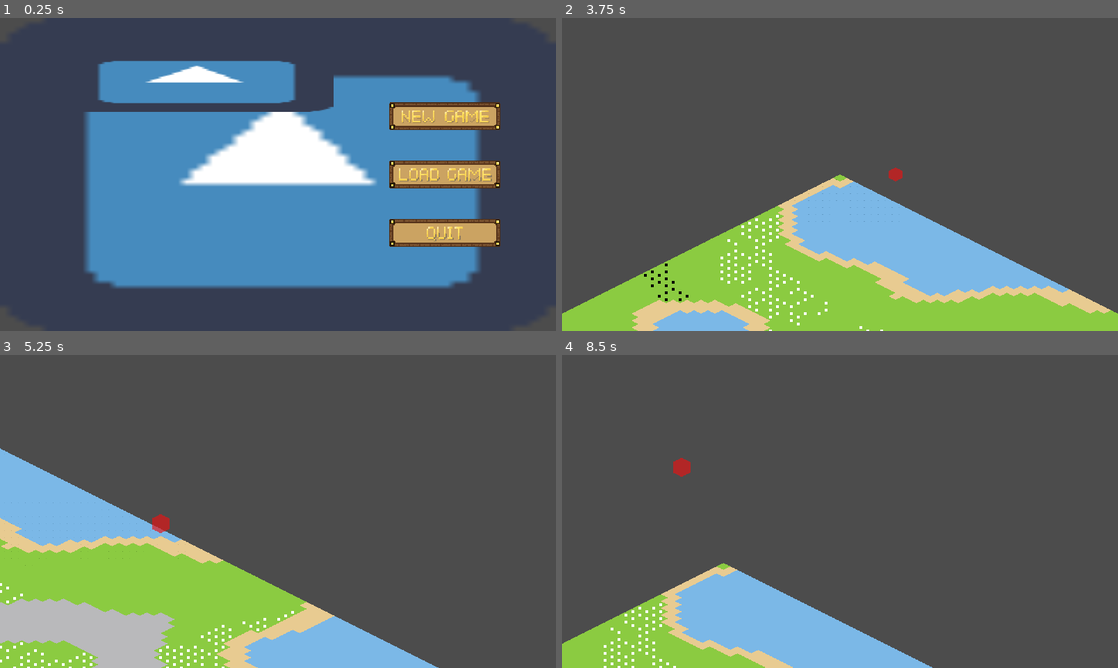
Above: before the commit, frames 1-4 (two rows, left to right).
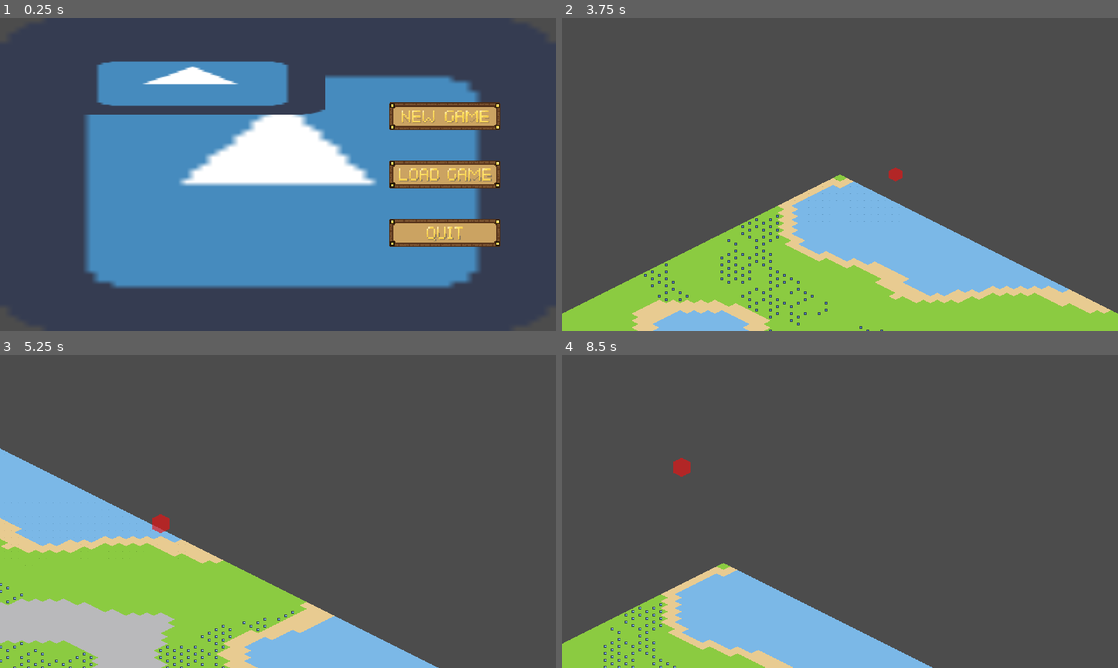
Above: after the commit, the same moments.

Repository: FilMer17/MightyTower
Game: Godot game, scene res://ui/menu/TitleMenu.tscn
Same seed, same stepped clock (60 frames per second), same inputs: the game is played once before the commit and once after it. The engine's default icon, where the game draws it, is replaced by a stand-in: a white triangle on a blue panel in a dark square.
Inputs (mouse positions are in pixels of both pictures, inside the frame that each line leads up to):
- Up to frame 1 (0.25 s): no input
- Up to frame 2 (3.75 s): click (1006, 115) at 0.5 s; click (801, 174) at 1.27 s; type "Alex" at 1.35 s; click "EASY" at 2 s; click "EASY" at 2.75 s; click (906, 174) at 3.5 s
- Up to frame 3 (5.25 s): tap Enter at 4.25 s; move the mouse to (400, 495) at 4.27 s; hold Right (ui_right) 4.28-5.03 s; hold End (ui_end) 4.28-5.03 s; click (400, 495) at 4.42 s; tap Home (ui_home) at 4.55, 5.1 s; move the mouse to (166, 527) at 5.02 s; hold Down (ui_down) from 5.03 s (still down); click (166, 527) at 5.17 s
- Up to frame 4 (8.5 s): tap End (ui_end) at 5.3, 6.8, 8.1 s; move the mouse to (895, 442) at 5.77 s; release Down (ui_down) at 5.78 s; press the mouse at (895, 442) at 5.78 s; hold Right (ui_right) 5.78-6.53 s; tap Home (ui_home) at 6.05 s; move the mouse to (812, 574) at 6.52 s; release the mouse at (812, 574) at 6.53 s; hold Up (ui_up) 6.53-7.28 s; tap Mouse wheel down (scroll_down) at 6.6 s; click (812, 574) at 6.67 s; move the mouse to (1006, 558) at 7.27 s; hold Home (ui_home) 7.28-8.03 s; hold Left (ui_left) from 7.28 s (still down); tap Mouse wheel up (scroll_up) at 7.35 s; click (1006, 558) at 7.42 s; move the mouse to (673, 464) at 8.02 s; click (673, 464) at 8.17 s

The runs differ from the first frame. In frame 1, 1.6% of the frame differs, in the area x 15-60%, y 13-31%; in frame 2, 0.5%; in frame 3, 0.3%; in frame 4, 0.2%.

Commit message:
Scene Entity hover shader + building cleaning

Diff:
--- a/game/data/buildings/residences/Residence.tscn
+++ b/game/data/buildings/residences/Residence.tscn
@@ -8,7 +8,7 @@
 shader = ExtResource( 3 )
 shader_param/color = Color( 1, 1, 1, 1 )
 shader_param/width = 1.0
-shader_param/pattern = 0
+shader_param/pattern = 1
 shader_param/inside = false
 shader_param/add_margins = true
 shader_param/is_hovered = false
@@ -31,16 +31,18 @@
 material_storage = 50
 people_storage = 10
 
-[node name="Tween" type="Tween" parent="."]
+[node name="BuildingContainer" type="Node2D" parent="."]
 
-[node name="Clock" type="Timer" parent="."]
+[node name="Tween" type="Tween" parent="BuildingContainer"]
+
+[node name="Clock" type="Timer" parent="BuildingContainer"]
 wait_time = 0.3
 
-[node name="Sprite" type="Sprite" parent="."]
+[node name="Sprite" type="Sprite" parent="BuildingContainer"]
 material = SubResource( 1 )
 texture = ExtResource( 2 )
 
-[node name="GUIContainer" type="Node2D" parent="."]
+[node name="GUIContainer" type="Node2D" parent="BuildingContainer"]
 
 [node name="Collider" type="CollisionPolygon2D" parent="."]
 polygon = PoolVector2Array( 0, 32, -32, 16, 0, 0, 32, 16 )
--- a/game/data/buildings/storages/FoodStorage.tscn
+++ b/game/data/buildings/storages/FoodStorage.tscn
@@ -27,16 +27,18 @@
 }
 capacity = 1
 
-[node name="Tween" type="Tween" parent="."]
+[node name="BuildingContainer" type="Node2D" parent="."]
 
-[node name="Clock" type="Timer" parent="."]
+[node name="Tween" type="Tween" parent="BuildingContainer"]
+
+[node name="Clock" type="Timer" parent="BuildingContainer"]
 wait_time = 0.3
 
-[node name="Sprite" type="Sprite" parent="."]
+[node name="Sprite" type="Sprite" parent="BuildingContainer"]
 material = SubResource( 1 )
 texture = ExtResource( 2 )
 
-[node name="GUIContainer" type="Node2D" parent="."]
+[node name="GUIContainer" type="Node2D" parent="BuildingContainer"]
 
 [node name="Collider" type="CollisionPolygon2D" parent="."]
 polygon = PoolVector2Array( 0, 16, -16, 8, 0, 0, 16, 8 )
--- a/game/data/entities/Stone.tscn
+++ b/game/data/entities/Stone.tscn
@@ -2,23 +2,25 @@
 
 [ext_resource path="res://source/entities/Entity.gd" type="Script" id=1]
 [ext_resource path="res://icon.png" type="Texture" id=2]
+[ext_resource path="res://graphics/shader/BuildingHover.shader" type="Shader" id=3]
 
-[sub_resource type="Shader" id=1]
-code = "shader_type canvas_item;
-
-void fragment() {
-	COLOR = vec4(0, 0, 0, 1);
-}"
-
-[sub_resource type="ShaderMaterial" id=2]
-shader = SubResource( 1 )
+[sub_resource type="ShaderMaterial" id=1]
+shader = ExtResource( 3 )
+shader_param/color = Color( 1, 1, 1, 1 )
+shader_param/width = 1.0
+shader_param/pattern = 1
+shader_param/inside = false
+shader_param/add_margins = true
+shader_param/is_hovered = false
 
 [node name="Stone" type="StaticBody2D"]
+input_pickable = true
 script = ExtResource( 1 )
 
 [node name="Sprite" type="Sprite" parent="."]
-material = SubResource( 2 )
+material = SubResource( 1 )
 scale = Vector2( 0.1, 0.1 )
 texture = ExtResource( 2 )
 
 [node name="Collider" type="CollisionPolygon2D" parent="."]
+polygon = PoolVector2Array( 0, 8, -16, 0, 0, -8, 16, 0 )
--- a/game/data/entities/Tree.tscn
+++ b/game/data/entities/Tree.tscn
@@ -2,24 +2,26 @@
 
 [ext_resource path="res://source/entities/Entity.gd" type="Script" id=1]
 [ext_resource path="res://icon.png" type="Texture" id=2]
+[ext_resource path="res://graphics/shader/BuildingHover.shader" type="Shader" id=3]
 
-[sub_resource type="Shader" id=1]
-code = "shader_type canvas_item;
-
-void fragment() {
-	COLOR = vec4(1, 1, 1, 1);
-}"
-
-[sub_resource type="ShaderMaterial" id=2]
-shader = SubResource( 1 )
+[sub_resource type="ShaderMaterial" id=1]
+shader = ExtResource( 3 )
+shader_param/color = Color( 1, 1, 1, 1 )
+shader_param/width = 1.0
+shader_param/pattern = 1
+shader_param/inside = false
+shader_param/add_margins = true
+shader_param/is_hovered = false
 
 [node name="Tree" type="StaticBody2D"]
+input_pickable = true
 script = ExtResource( 1 )
 type = 1
 
 [node name="Sprite" type="Sprite" parent="."]
-material = SubResource( 2 )
+material = SubResource( 1 )
 scale = Vector2( 0.1, 0.1 )
 texture = ExtResource( 2 )
 
 [node name="Collider" type="CollisionPolygon2D" parent="."]
+polygon = PoolVector2Array( 0, 8, -16, 0, 0, -8, 16, 0 )
--- a/game/source/buildings/Building.gd
+++ b/game/source/buildings/Building.gd
@@ -13,11 +13,12 @@
 export var cooldown: Dictionary = { "day" : 0, "hour" : 0, "minute" : 1 }
 export(TYPE) var type: int = TYPE.residence
 
-onready var sprite := $Sprite as Sprite
+onready var b_cont := $BuildingContainer
+onready var sprite := $BuildingContainer/Sprite as Sprite
 onready var collider := $Collider as CollisionPolygon2D
-onready var clock := $Clock as Timer
-onready var tween := $Tween as Tween
-onready var gui_container := $GUIContainer as Node2D
+onready var clock := $BuildingContainer/Clock as Timer
+onready var tween := $BuildingContainer/Tween as Tween
+onready var gui_container := $BuildingContainer/GUIContainer as Node2D
 
 var cld_bar = null
 var progress = null
@@ -120,32 +121,39 @@
 	sprite.material.set_shader_param("is_hovered", false)
 
 func _enter_tree():
-	if not $Tween:
+	if not $BuildingContainer:
+		b_cont = Node2D.new()
+		b_cont.name = "BuildingContainer"
+		add_child(b_cont)
+		b_cont.owner = get_tree().edited_scene_root
+		print("Node added: %s" % b_cont.name)
+
+	if not $BuildingContainer/Tween:
 		tween = Tween.new()
 		tween.name = "Tween"
-		add_child(tween)
+		get_node("BuildingContainer").add_child(tween)
 		tween.owner = get_tree().edited_scene_root
 		print("Node added: %s" % tween.name)
 
-	if not $Clock:
+	if not $BuildingContainer/Clock:
 		clock = Timer.new()
 		clock.name = "Clock"
-		add_child(clock)
+		get_node("BuildingContainer").add_child(clock)
 		clock.owner = get_tree().edited_scene_root
 		print("Node added: %s" % clock.name)
 		clock.wait_time = 0.3
 
-	if not $Sprite:
+	if not $BuildingContainer/Sprite:
 		sprite = Sprite.new()
 		sprite.name = "Sprite"
-		add_child(sprite)
+		get_node("BuildingContainer").add_child(sprite)
 		sprite.owner = get_tree().edited_scene_root
 		print("Node added: %s" % sprite.name)
 
-	if not $GUIContainer:
+	if not $BuildingContainer/GUIContainer:
 		gui_container = Node2D.new()
 		gui_container.name = "GUIContainer"
-		add_child(gui_container)
+		get_node("BuildingContainer").add_child(gui_container)
 		gui_container.owner = get_tree().edited_scene_root
 		print("Node added: %s" % gui_container.name)
 
--- a/game/source/entities/Entity.gd
+++ b/game/source/entities/Entity.gd
@@ -9,6 +9,30 @@
 
 onready var sprite := $Sprite
 onready var collider := $Collider
+
+var is_hovered: bool = false
+
+func _ready() -> void:
+	var __
+
+	sprite.material = load("res://graphics/shader/BuildingMaterial.tres").duplicate()
+	sprite.material.set_shader_param("color", Color("#0000ff"))
+
+	input_pickable = true
+	__ = connect("mouse_entered", self, "_on_Mouse_entered")
+	__ = connect("mouse_exited", self, "_on_Mouse_exited")
+
+func _input(event) -> void:
+	if is_hovered and event.is_action_pressed("ui_end"):
+		print("Open mine option")
+
+func _on_Mouse_entered() -> void:
+	sprite.material.set_shader_param("is_hovered", true)
+	is_hovered = true
+
+func _on_Mouse_exited() -> void:
+	sprite.material.set_shader_param("is_hovered", false)
+	is_hovered = false
 
 func _enter_tree():
 	if not $Sprite:
--- a/game/source/map/builder/Builder.gd
+++ b/game/source/map/builder/Builder.gd
@@ -16,7 +16,7 @@
 
 func build(b_name: String) -> void:
 	building = GlobalData.buildings[b_name].instance()
-	sprite.texture = building.get_node("Sprite").texture
+	sprite.texture = building.get_node("BuildingContainer").get_node("Sprite").texture
 	sprite.visible = true
 
 func _physics_process(_delta):
--- a/game/source/map/entities/Entities.tscn
+++ b/game/source/map/entities/Entities.tscn
@@ -2,5 +2,5 @@
 
 [ext_resource path="res://source/map/entities/Entities.gd" type="Script" id=1]
 
-[node name="Entities" type="Node2D"]
+[node name="Entities" type="YSort"]
 script = ExtResource( 1 )
--- a/game/ui/bar/CooldownBar.tscn
+++ b/game/ui/bar/CooldownBar.tscn
@@ -23,6 +23,7 @@
 anchor_top = 0.33
 anchor_right = 1.0
 anchor_bottom = 0.66
+mouse_filter = 2
 value = 75.0
 texture_under = ExtResource( 1 )
 texture_progress = ExtResource( 1 )
--- /dev/null
+++ b/game/ui/game/Counter/ResourceCounter.tscn
@@ -0,0 +1,37 @@
+[gd_scene load_steps=2 format=2]
+
+[ext_resource path="res://icon.png" type="Texture" id=2]
+
+[node name="ResourceCounter" type="NinePatchRect"]
+margin_right = 64.0
+margin_bottom = 24.0
+texture = ExtResource( 2 )
+__meta__ = {
+"_edit_use_anchors_": false
+}
+
+[node name="Icon" type="TextureRect" parent="."]
+anchor_left = 1.0
+anchor_top = 0.5
+anchor_right = 1.0
+anchor_bottom = 0.5
+margin_left = -32.0
+margin_top = -12.0
+margin_bottom = 12.0
+stretch_mode = 1
+__meta__ = {
+"_edit_use_anchors_": false
+}
+
+[node name="Label" type="Label" parent="."]
+anchor_top = 0.5
+anchor_bottom = 0.5
+margin_top = -12.0
+margin_right = 32.0
+margin_bottom = 12.0
+text = "10"
+align = 1
+valign = 1
+__meta__ = {
+"_edit_use_anchors_": false
+}
--- a/game/ui/menu/TitleMenu.tscn
+++ b/game/ui/menu/TitleMenu.tscn
@@ -26,8 +26,10 @@
 [node name="Title" type="TextureRect" parent="."]
 anchor_left = 0.1
 anchor_top = 0.1
-anchor_right = 0.6
-anchor_bottom = 0.3
+anchor_right = 0.1
+anchor_bottom = 0.1
+margin_right = 621.0
+margin_bottom = 151.0
 texture = ExtResource( 1 )
 expand = true
 __meta__ = {
@@ -36,8 +38,9 @@
 
 [node name="VBoxContainer" type="VBoxContainer" parent="."]
 anchor_left = 0.7
-anchor_right = 0.9
-anchor_bottom = 1.0
+anchor_right = 0.7
+margin_right = 256.0
+margin_bottom = 720.0
 custom_constants/separation = 70
 alignment = 1
 __meta__ = {
